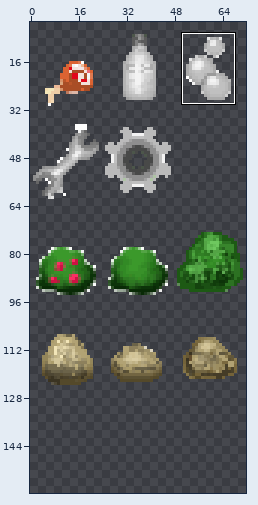
Sprite sheet -- gfx/item_tileset.png. The picture above shows the old version from afar; the outline marks the close-up.
Close-up. As it was:
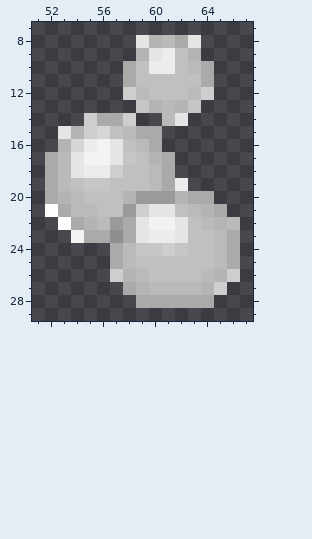
The file is 72x160 pixels. Pixels under 10% opacity are left out. Colours within 5 levels of each other are drawn and written as one. Shown: x 51..67, y 7..29. The wide view leaves out empty margins. The commit also changed other parts of the picture, which this record leaves out.
After the commit:
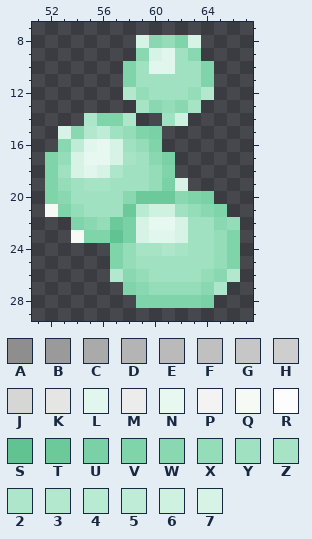
Palette (. is transparent): A #8e8e8e  B #9a9a9a  C #aaaaaa  D #b4b4b4  E #bababa  F #c0c0c0  G #c6c6c6  H #cecece  J #d6d6d6  K #e5e5e5  L #e1f6ec  M #ececec  N #e7f8f0  P #f3f3f3  Q #f6faf5  R #fdfdfd  S #62c392  T #6cc99a  U #7ad1a5  V #80d4aa  W #8ad8b1  X #95ddb9  Y #9fe1c0  Z #a7e4c6  2 #ade6ca  3 #b3e8ce  4 #b9ead2  5 #bfecd6  6 #cef1e0  7 #d6f3e5
The edit:
Changed rows in their new state; - is an unchanged pixel.
first column x 52:
 8 -------7WXV7---
 9 -------W7LYW---
10 ------VYLLYYV--
11 ------VYYYYYV--
12 ------3XYYYX3--
13 -------ZWXWZ---
14 ---2VV2--Y6----
15 -7W35YXVU------
16 -W5LN7YXV------
17 VX7NN7ZYWU-----
18 VY7L72YYXV-----
19 VXYZZYYYXU7----
20 VWYYYYWTTTWVU--
21 QVXYYYT466YXWV-
22 -.VWXTU7NN7YYWX
23 --QVVSU7LL7YYXV
24 -----VXZZ2ZYYXV
25 -----VXYYYYYYXV
26 -----3WXYYYYXW3
27 ------VWXXXXW2-
28 -------VVVVVU--
Changed places in both close-ups, as pixel boxes (x1, y1, x2, y2):
changed: (45, 35, 240, 308)
